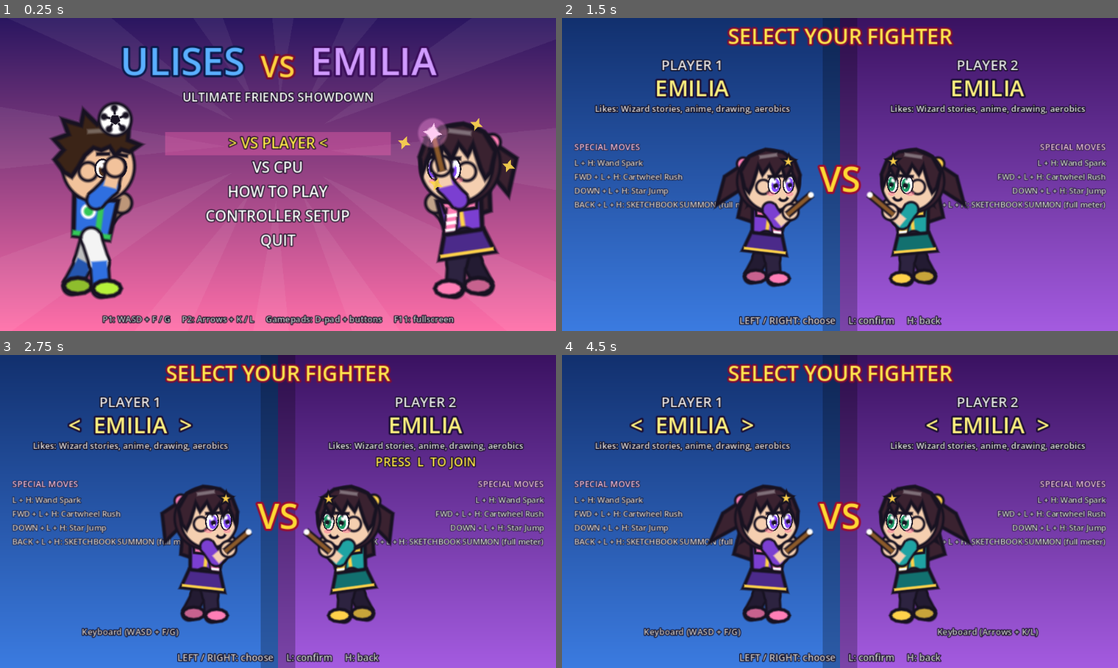
Above: before the commit, frames 1-4 (two rows, left to right).
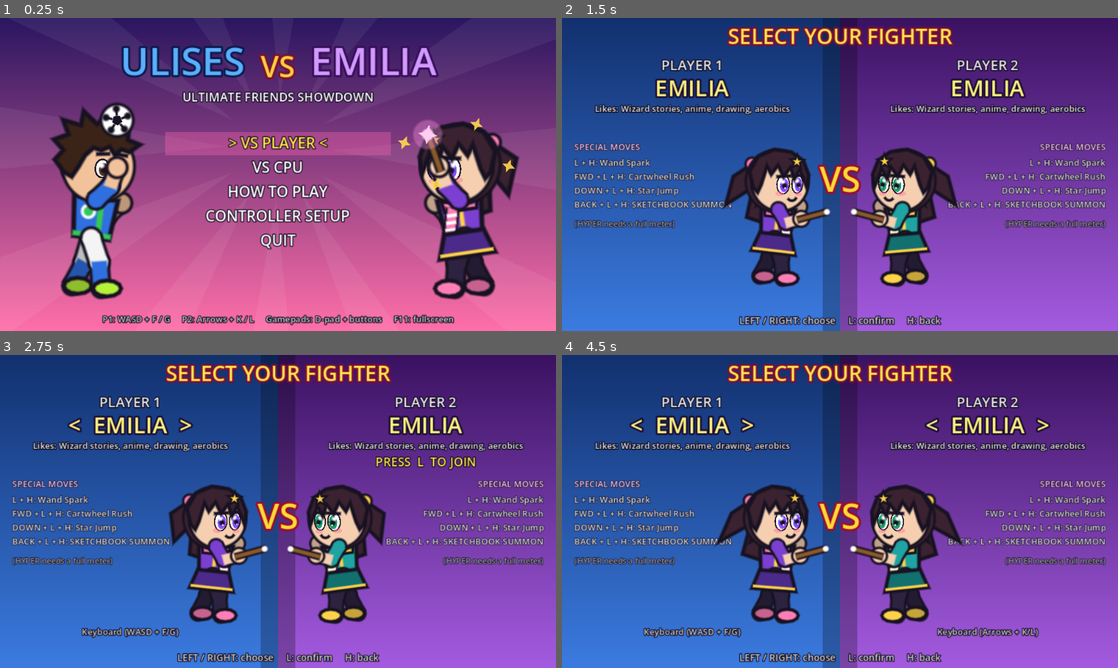
Above: after the commit, the same moments.

Repository: timoteoponce/fighting-game
Game: Godot game, scene res://scenes/main.tscn
Same seed, same stepped clock (60 frames per second), same inputs: the game is played once before the commit and once after it.
Inputs:
- Up to frame 1 (0.25 s): no input
- Up to frame 2 (1.5 s): tap Enter at 0.5 s; hold D 0.53-1.28 s; tap F at 0.6 s; hold S from 1.28 s (still down); tap G at 1.35 s
- Up to frame 3 (2.75 s): release S at 2.03 s; hold D from 2.03 s (still down); tap 1 at 2.1 s
- Up to frame 4 (4.5 s): release D at 2.78 s; hold W 2.78-3.53 s; tap K at 2.85 s; hold A from 3.53 s (still down); tap L at 3.6 s; tap Enter at 4.35 s

The runs differ from the first frame. In frame 1, 1.6% of the frame differs, in the area x 10-86%, y 26-58%; in frame 2, 11%; in frame 3, 11%; in frame 4, 11%, in the area x 2-98%, y 41-87%.

Commit message:
Camera zoom, art fixes, demo/test command-line modes, balance tuning with damage stats
Co-Authored-By: Claude Opus 5.5 <noreply@anthropic.com>

Diff:
--- a/autoload/game_state.gd
+++ b/autoload/game_state.gd
@@ -10,6 +10,7 @@
 var devices := [-1, -2]  # input device per player
 var chars := ["ulises", "emilia"]
 var cpu_level := 1
+var stage := ""  # "" = random
 
 
 func goto(screen: String) -> void:
--- a/characters/emilia.gd
+++ b/characters/emilia.gd
@@ -15,8 +15,8 @@
 	}
 	alt_colors = colors.duplicate()
 	alt_colors.merge({"shirt": Color("1fa3a3"), "accent": Color("ffd24a"), "skirt": Color("12706f"), "shoes": Color("ffd24a"), "eyes": Color("1f9e6a")}, true)
-	walk_speed = 2.9
-	back_speed = 2.4
+	walk_speed = 3.3
+	back_speed = 2.7
 	jump_vel = -11.6
 	jump_x = 3.5
 	win_prop = "sparkle"
@@ -25,17 +25,17 @@
 		["L + H", "Wand Spark"],
 		["FWD + L + H", "Cartwheel Rush"],
 		["DOWN + L + H", "Star Jump"],
-		["BACK + L + H", "SKETCHBOOK SUMMON (full meter)"],
+		["BACK + L + H", "SKETCHBOOK SUMMON"],
 	]
 	poses = {
 		"intro": {"arm_f": 165, "elb_f": 10, "arm_b": 25, "elb_b": 110, "lean": -6},
 		"win": {"arm_f": 150, "elb_f": 150, "arm_b": 20, "elb_b": 115, "leg_b": -26, "head": 10, "lean": -4},
 	}
 	moves = {
-		"L": MoveData.make({"id": "wand poke", "startup": 4, "active": 3, "recovery": 8, "damage": 38,
+		"L": MoveData.make({"id": "wand poke", "startup": 4, "active": 3, "recovery": 8, "damage": 42,
 			"hitbox": Rect2(10, -74, 42, 18), "hitstun": 14, "blockstun": 9, "kb": Vector2(2, 0), "meter": 4.0,
 			"pose_s": {"arm_f": 60, "elb_f": 100, "lean": 8}, "pose_a": {"arm_f": 95, "elb_f": 0, "lean": 14}}),
-		"H": MoveData.make({"id": "rising swirl", "level": 1, "startup": 9, "active": 4, "recovery": 18, "damage": 90,
+		"H": MoveData.make({"id": "rising swirl", "level": 1, "startup": 8, "active": 4, "recovery": 18, "damage": 90,
 			"hitbox": Rect2(4, -118, 46, 70), "launch": true, "kb": Vector2(1.5, -10.5), "hitstun": 30, "blockstun": 16,
 			"hitstop": 8, "meter": 8.0, "hit_sfx": "heavy", "prop": "cast",
 			"pose_s": {"arm_f": 10, "elb_f": 40, "lean": 15}, "pose_a": {"arm_f": 175, "elb_f": 0, "lean": -12, "leg_f": 30, "arm_b": -20}}),
@@ -46,7 +46,7 @@
 			"damage": 80, "hitbox": Rect2(6, -20, 62, 20), "knockdown": true, "kb": Vector2(2, -4), "hitstop": 7,
 			"meter": 7.0, "hit_sfx": "heavy",
 			"pose_a": {"leg_f": 88, "knee_f": 0, "leg_b": -80, "knee_b": 0, "lean": 10}}),
-		"jL": MoveData.make({"id": "air poke", "air": true, "startup": 4, "active": 5, "recovery": 6, "damage": 40,
+		"jL": MoveData.make({"id": "air poke", "air": true, "startup": 4, "active": 5, "recovery": 6, "damage": 45,
 			"hitbox": Rect2(4, -64, 42, 30), "hitstun": 16, "blockstun": 9, "meter": 4.0,
 			"pose_a": {"arm_f": 120, "elb_f": 0}}),
 		"jH": MoveData.make({"id": "split kick", "air": true, "level": 1, "startup": 7, "active": 5, "recovery": 10,
@@ -56,17 +56,17 @@
 		"proj": MoveData.make({"id": "wand spark", "display": "WAND SPARK", "level": 2, "startup": 13, "active": 1,
 			"recovery": 20, "prop": "cast", "sfx": "whoosh",
 			"projectile": {"kind": "spark", "speed": 8.0, "size": Vector2(22, 16), "offset": Vector2(38, -64), "life": 200,
-				"damage": 60, "hitstun": 18, "kb": Vector2(3, 0), "hitstop": 6, "meter": 8.0, "sfx": "magic", "hit_sfx": "light"},
+				"damage": 72, "hitstun": 20, "kb": Vector2(3, 0), "hitstop": 6, "meter": 8.0, "sfx": "magic", "hit_sfx": "light"},
 			"pose_s": {"arm_f": 150, "elb_f": 30, "lean": -8}, "pose_a": {"arm_f": 92, "elb_f": 0, "lean": 12}}),
 		"rush": MoveData.make({"id": "cartwheel rush", "display": "CARTWHEEL RUSH", "level": 2, "startup": 6, "active": 20,
-			"recovery": 12, "damage": 50, "hits": 2, "hit_interval": 9, "hitbox": Rect2(-10, -92, 52, 88),
+			"recovery": 12, "damage": 58, "hits": 2, "hit_interval": 9, "hitbox": Rect2(-10, -92, 52, 88),
 			"dash_speed": 7.5, "dash_from": 6, "dash_to": 26, "knockdown": true, "kb": Vector2(3, -5), "hitstun": 20,
 			"blockstun": 12, "chip": 0.15, "hitstop": 6, "meter": 8.0, "spin": 360.0, "hit_sfx": "heavy",
 			"pose_s": {"arm_f": 170, "elb_f": 0, "arm_b": 190, "elb_b": 0, "lean": 15},
 			"pose_a": {"arm_f": 170, "elb_f": 0, "arm_b": 190, "elb_b": 0, "leg_f": 35, "knee_f": 0, "leg_b": -35, "knee_b": 0,
 				"lean": 0, "ground": 0, "hip": -42}}),
 		"anti": MoveData.make({"id": "star jump", "display": "STAR JUMP", "level": 2, "startup": 3, "active": 14,
-			"recovery": 16, "damage": 40, "hits": 3, "hit_interval": 5, "hitbox": Rect2(-30, -116, 82, 96),
+			"recovery": 16, "damage": 45, "hits": 3, "hit_interval": 5, "hitbox": Rect2(-30, -116, 82, 96),
 			"rise_vel": Vector2(0.5, -11.0), "rise_frame": 3, "invuln": 8, "launch": true, "kb": Vector2(1.0, -8.0),
 			"hitstun": 30, "blockstun": 12, "chip": 0.15, "hitstop": 5, "meter": 8.0, "prop": "sparkle", "hit_sfx": "light",
 			"pose_s": {"leg_f": 60, "knee_f": 100, "leg_b": 20, "knee_b": 100},
@@ -74,8 +74,8 @@
 				"lean": 0, "ground": 0, "hip": -32}}),
 		"hyper": MoveData.make({"id": "sketchbook summon", "display": "SKETCHBOOK SUMMON!", "level": 3, "startup": 20, "active": 1,
 			"recovery": 40, "invuln": 45, "prop": "sketch", "sfx": "magic",
-			"projectile": {"kind": "dragon", "speed": 5.0, "size": Vector2(120, 96), "offset": Vector2(50, -60), "life": 170,
-				"hits": 10, "interval": 6, "damage": 30, "hitstun": 18, "kb": Vector2(5, 0), "chip": 0.2, "hitstop": 3,
+			"projectile": {"kind": "dragon", "speed": 6.5, "size": Vector2(130, 120), "offset": Vector2(50, -60), "life": 170,
+				"hits": 10, "interval": 6, "damage": 32, "hitstun": 18, "kb": Vector2(5, 0), "chip": 0.2, "hitstop": 3,
 				"meter": 0.0, "level": 3, "final_knockdown": true, "strength": 99, "sfx": "hyper"},
 			"pose_s": {"arm_f": 140, "elb_f": 40, "arm_b": 70, "elb_b": 80},
 			"pose_a": {"arm_f": 100, "elb_f": 0, "arm_b": 70, "elb_b": 80, "lean": 8}}),
@@ -140,7 +140,6 @@
 		Vector2(2, -4), Vector2(-2, -11), Vector2(-6, -5), Vector2(-9, -10), Vector2(-12, 2), Vector2(-14, 7),
 	])
 	r.poly(bangs, r.colors["hair"], 2.0)
-	r.draw_line(Vector2(-8, -16), Vector2(2, -18), r.colors["hair"].lightened(0.35), 2.0, true)
 	var clip := ChibiRenderer.star_pts(Vector2(10, -14), 4.5, 2.0)
 	r.poly(clip, r.colors["trim"], 1.2)
 
--- a/characters/ulises.gd
+++ b/characters/ulises.gd
@@ -14,7 +14,7 @@
 	}
 	alt_colors = colors.duplicate()
 	alt_colors.merge({"shirt": Color("e0402f"), "accent": Color("ffffff"), "legs": Color("e0402f"), "shoes": Color("ffd23f")}, true)
-	walk_speed = 3.6
+	walk_speed = 3.4
 	back_speed = 2.8
 	jump_vel = -10.5
 	jump_x = 4.0
@@ -24,7 +24,7 @@
 		["L + H", "Power Shot"],
 		["FWD + L + H", "Sprint Dash"],
 		["DOWN + L + H", "Bicycle Kick"],
-		["BACK + L + H", "GAME OVER COMBO (full meter)"],
+		["BACK + L + H", "GAME OVER COMBO"],
 	]
 	poses = {
 		"intro": {"arm_f": 160, "elb_f": 15, "arm_b": 30, "elb_b": 100, "lean": -4},
@@ -60,7 +60,7 @@
 			"pose_s": {"leg_f": -40, "knee_f": 40, "lean": -5, "arm_f": 60, "arm_b": -20},
 			"pose_a": {"leg_f": 95, "knee_f": 5, "lean": -10, "arm_b": 60, "arm_f": -20}}),
 		"rush": MoveData.make({"id": "sprint dash", "display": "SPRINT DASH", "level": 2, "startup": 6, "active": 16,
-			"recovery": 14, "damage": 100, "hitbox": Rect2(4, -84, 40, 66), "dash_speed": 9.0, "dash_from": 6, "dash_to": 22,
+			"recovery": 14, "damage": 100, "hitbox": Rect2(4, -84, 40, 66), "dash_speed": 8.0, "dash_from": 6, "dash_to": 22,
 			"knockdown": true, "kb": Vector2(4, -5), "hitstun": 20, "blockstun": 14, "chip": 0.15, "hitstop": 8,
 			"meter": 8.0, "hit_sfx": "heavy",
 			"pose_s": {"lean": 20, "leg_f": 40, "knee_f": 60},
@@ -74,7 +74,7 @@
 		"hyper": MoveData.make({"id": "game over combo", "display": "GAME OVER COMBO!", "level": 3, "startup": 16, "active": 1,
 			"recovery": 50, "invuln": 45, "prop": "controller", "sfx": "special",
 			"projectile": {"kind": "beam", "anchored": true, "size": Vector2(560, 56), "offset": Vector2(30, -58), "life": 56,
-				"hits": 12, "interval": 4, "damage": 25, "hitstun": 16, "kb": Vector2(1.2, 0), "chip": 0.2, "hitstop": 3,
+				"hits": 12, "interval": 4, "damage": 20, "hitstun": 16, "kb": Vector2(1.2, 0), "chip": 0.2, "hitstop": 3,
 				"meter": 0.0, "level": 3, "final_knockdown": true, "strength": 99, "sfx": "special"},
 			"pose_s": {"arm_f": 80, "elb_f": 60, "arm_b": 80, "elb_b": 60, "lean": -5},
 			"pose_a": {"arm_f": 90, "elb_f": 0, "arm_b": 95, "elb_b": 0, "lean": 8}}),
@@ -110,7 +110,6 @@
 		Vector2(1, -8), Vector2(-3, -9), Vector2(-7, -5), Vector2(-10, 1), Vector2(-13, 6),
 	])
 	r.poly(hair, colors["hair"], 2.0)
-	r.draw_line(Vector2(-6, -17), Vector2(2, -18), colors["hair"].lightened(0.3), 2.0, true)
 
 
 func draw_props(r: ChibiRenderer, s: Dictionary) -> void:
--- a/scripts/fight/fight.gd
+++ b/scripts/fight/fight.gd
@@ -3,7 +3,8 @@
 ## A match: two fighters, rounds, timer, hit detection, camera and menus.
 
 const STAGE_W := 1000.0
-const HALF_VIEW := 320.0
+const ZOOM := 1.2
+const HALF_VIEW := 320.0 / ZOOM
 const WALL := 24.0
 const PUSH_W := 34.0
 const ROUNDS_TO_WIN := 2
@@ -39,11 +40,12 @@
 var menu_items: Array = []
 var menu_idx := 0
 var menu_title := ""
+var stats := {}  # "character move" -> damage dealt (for balance testing)
 
 
 func _ready() -> void:
 	stage = Stage.new()
-	stage.kind = ["field", "library"].pick_random()
+	stage.kind = GameState.stage if GameState.stage != "" else ["field", "library"].pick_random()
 	add_child(stage)
 	var ids: Array = GameState.chars
 	for i in 2:
@@ -67,7 +69,8 @@
 	debug_draw.draw.connect(_draw_debug)
 	add_child(debug_draw)
 	camera = Camera2D.new()
-	camera.position = Vector2(STAGE_W * 0.5, 180)
+	camera.position = Vector2(STAGE_W * 0.5, 342.0 - 180.0 / ZOOM)
+	camera.zoom = Vector2(ZOOM, ZOOM)
 	add_child(camera)
 	camera.make_current()
 	var layer := CanvasLayer.new()
@@ -264,7 +267,10 @@
 
 func _apply_hit(a: Fighter, d: Fighter, m: MoveData, point: Vector2, p: Projectile) -> void:
 	var from_x := a.position.x if p == null or p.anchored else p.position.x
+	var hp := d.health
 	var res := d.take_hit(m, from_x)
+	var key := "%s %s" % [a.def.id, m.id if p == null else p.kind]
+	stats[key] = int(stats.get(key, 0)) + hp - d.health
 	var blocked := res == "block"
 	if p != null:
 		p.register_hit()
--- a/scripts/fighter/chibi_renderer.gd
+++ b/scripts/fighter/chibi_renderer.gd
@@ -16,7 +16,7 @@
 const HEAD_R := 17.0
 
 const POSES := {
-	"idle": {"lean": 6, "head": 0, "arm_f": 35, "elb_f": 95, "arm_b": 50, "elb_b": 95,
+	"idle": {"lean": 6, "head": 0, "arm_f": 30, "elb_f": 75, "arm_b": 50, "elb_b": 95,
 		"leg_f": 18, "knee_f": 14, "leg_b": -16, "knee_b": 12, "rot": 0, "hip": -27, "ground": 1},
 	"crouch": {"lean": 32, "head": -14, "arm_f": 50, "elb_f": 100, "arm_b": 60, "elb_b": 100,
 		"leg_f": 85, "knee_f": 135, "leg_b": 15, "knee_b": 140},
@@ -123,8 +123,8 @@
 	# Head, drawn in its own rotated space centred on (0, 0).
 	draw_set_transform(s["head"], s["head_ang"], Vector2.ONE)
 	def.draw_hair_back(self)
+	ball(Vector2(-13, 3), 4.0, c["skin"])
 	ball(Vector2.ZERO, HEAD_R, c["skin"])
-	ball(Vector2(-5, 3), 3.5, c["skin"])
 	def.draw_face(self)
 	def.draw_hair_front(self)
 	draw_set_transform(Vector2.ZERO, 0.0, Vector2.ONE)
--- a/scripts/fighter/fighter.gd
+++ b/scripts/fighter/fighter.gd
@@ -569,7 +569,7 @@
 	match state:
 		S.IDLE:
 			var b := sin(t * 0.08)
-			return [def.pose("idle", {"lean": 6 + b * 2.0, "elb_f": 95 + b * 5.0, "elb_b": 95 - b * 5.0}), 0.25]
+			return [def.pose("idle", {"lean": 6 + b * 2.0, "elb_f": 75 + b * 5.0, "elb_b": 95 - b * 5.0}), 0.25]
 		S.WALK:
 			var ph := t * 0.28 * signf(vel.x * facing)
 			var s := sin(ph)
--- a/scripts/main.gd
+++ b/scripts/main.gd
@@ -18,6 +18,10 @@
 		elif arg == "--test":
 			add_child(load("res://tests/sim_test.gd").new())
 			return
+		elif arg.begins_with("--chars="):
+			GameState.chars = Array(arg.trim_prefix("--chars=").split(","))
+		elif arg.begins_with("--stage="):
+			GameState.stage = arg.trim_prefix("--stage=")
 		elif arg.begins_with("--screen="):
 			start = arg.trim_prefix("--screen=")
 	_switch(start)
--- a/scripts/ui/char_select.gd
+++ b/scripts/ui/char_select.gd
@@ -18,7 +18,7 @@
 		var r := ChibiRenderer.new()
 		r.base_scale = 1.8
 		r.facing = 1 if i == 0 else -1
-		r.position = Vector2(235 if i == 0 else 405, 305)
+		r.position = Vector2(245 if i == 0 else 395, 305)
 		add_child(r)
 		chibis.append(r)
 	_refresh_chibis()
@@ -193,6 +193,7 @@
 		col = Color(0.5, 1, 0.5)
 	if status != "":
 		UI.text(self, Vector2(cx, 128), status, 14, col)
+	UI.text(self, Vector2(14.0 if i == 0 else 626.0, 240), "(HYPER needs a full meter)", 9, Color(1, 1, 1, 0.6), HORIZONTAL_ALIGNMENT_LEFT if i == 0 else HORIZONTAL_ALIGNMENT_RIGHT, 3)
 	if s["dev"] != Controls.NONE and not is_cpu:
 		UI.text(self, Vector2(cx, 322), Controls.device_name(s["dev"]), 10, Color(1, 1, 1, 0.8))
 	UI.text(self, Vector2(14.0 if i == 0 else 626.0, 152), "SPECIAL MOVES", 10, Color(1, 0.8, 0.95), HORIZONTAL_ALIGNMENT_LEFT if i == 0 else HORIZONTAL_ALIGNMENT_RIGHT, 3)
@@ -200,4 +201,4 @@
 		var row: Array = def.specials_text[j]
 		var y := 170.0 + j * 16.0
 		var x := 14.0 if i == 0 else 626.0
-		UI.text(self, Vector2(x, y), "%s: %s" % [row[0], row[1]], 9, Color(1, 1, 1, 0.85), HORIZONTAL_ALIGNMENT_LEFT if i == 0 else HORIZONTAL_ALIGNMENT_RIGHT, 3)
+		UI.text(self, Vector2(x, y), "%s: %s" % [row[0], row[1]], 10, Color(1, 1, 1, 0.85), HORIZONTAL_ALIGNMENT_LEFT if i == 0 else HORIZONTAL_ALIGNMENT_RIGHT, 3)
--- a/tests/sim_test.gd
+++ b/tests/sim_test.gd
@@ -35,6 +35,8 @@
 		_test_combo(id)
 	_test_block()
 	_test_demo_match()
+	if OS.get_cmdline_user_args().has("--balance"):
+		_balance_report()
 	print("FAILURES: %d" % failures)
 	get_tree().quit(1 if failures > 0 else 0)
 
@@ -178,3 +180,34 @@
 	check(min_hp < 1000, "CPUs deal damage")
 	check(f.phase == "over", "match finishes (%d frames, %.1f min, rounds %d, wins %s)" % [frames, frames / 3600.0, f.round_num, str(f.wins)])
 	f.free()
+
+
+## Not a pass/fail check: CPU vs CPU win counts per character.
+func _balance_report() -> void:
+	print("[balance: CPU vs CPU, HARD]")
+	var tally := {"ulises": 0, "emilia": 0}
+	var dmg := {}
+	var sides := [0, 0]
+	for n in 60:
+		GameState.mode = "demo"
+		GameState.chars = ["ulises", "emilia"] if n % 2 == 0 else ["emilia", "ulises"]
+		GameState.cpu_level = 2
+		var f := Fight.new()
+		add_child(f)
+		f.set_physics_process(false)
+		f.set_process(false)
+		var frames := 0
+		while f.phase != "over" and frames < 60 * 60 * 8:
+			f._physics_process(1.0 / 60.0)
+			frames += 1
+		for k in f.stats:
+			dmg[k] = int(dmg.get(k, 0)) + f.stats[k]
+		if f.winner >= 0:
+			sides[f.winner] += 1
+			tally[GameState.chars[f.winner]] += 1
+		f.free()
+	print("       wins: %s   by side (P1, P2): %s" % [str(tally), str(sides)])
+	var keys := dmg.keys()
+	keys.sort()
+	for k in keys:
+		print("       %-28s %6d" % [k, dmg[k]])
